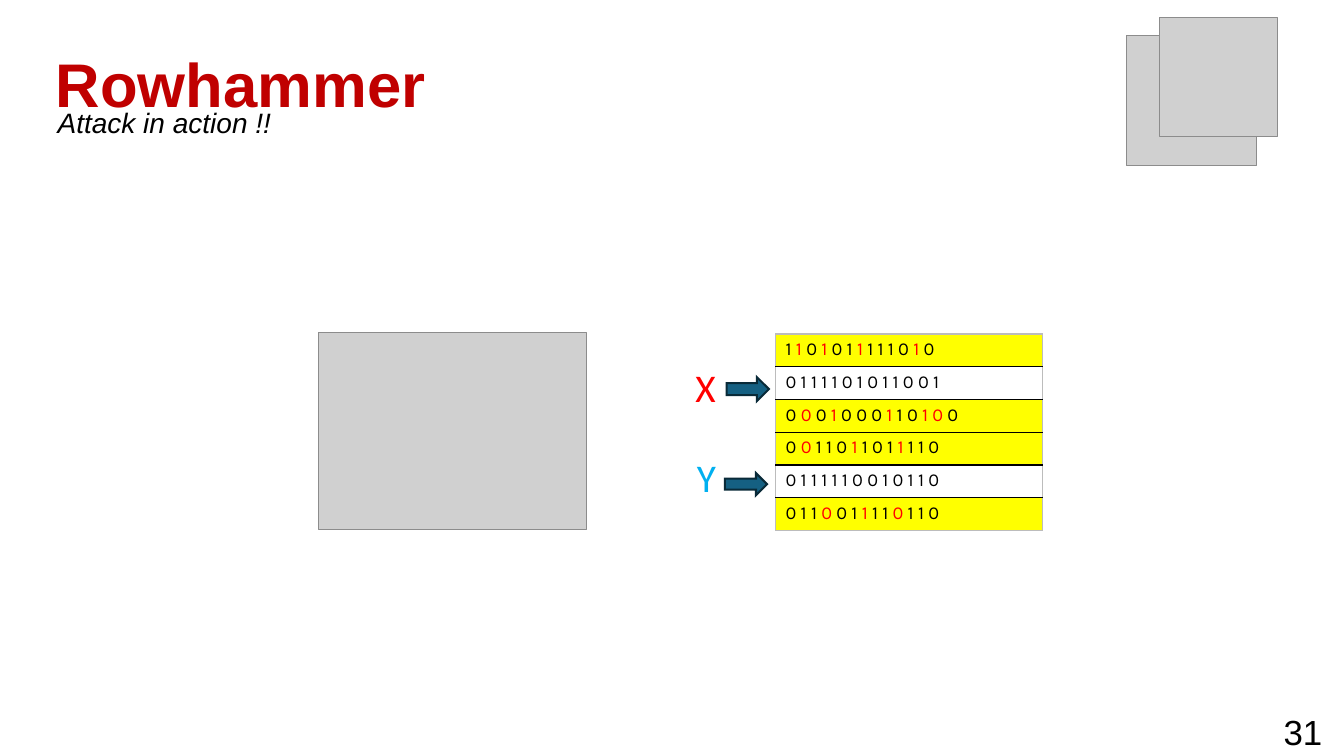
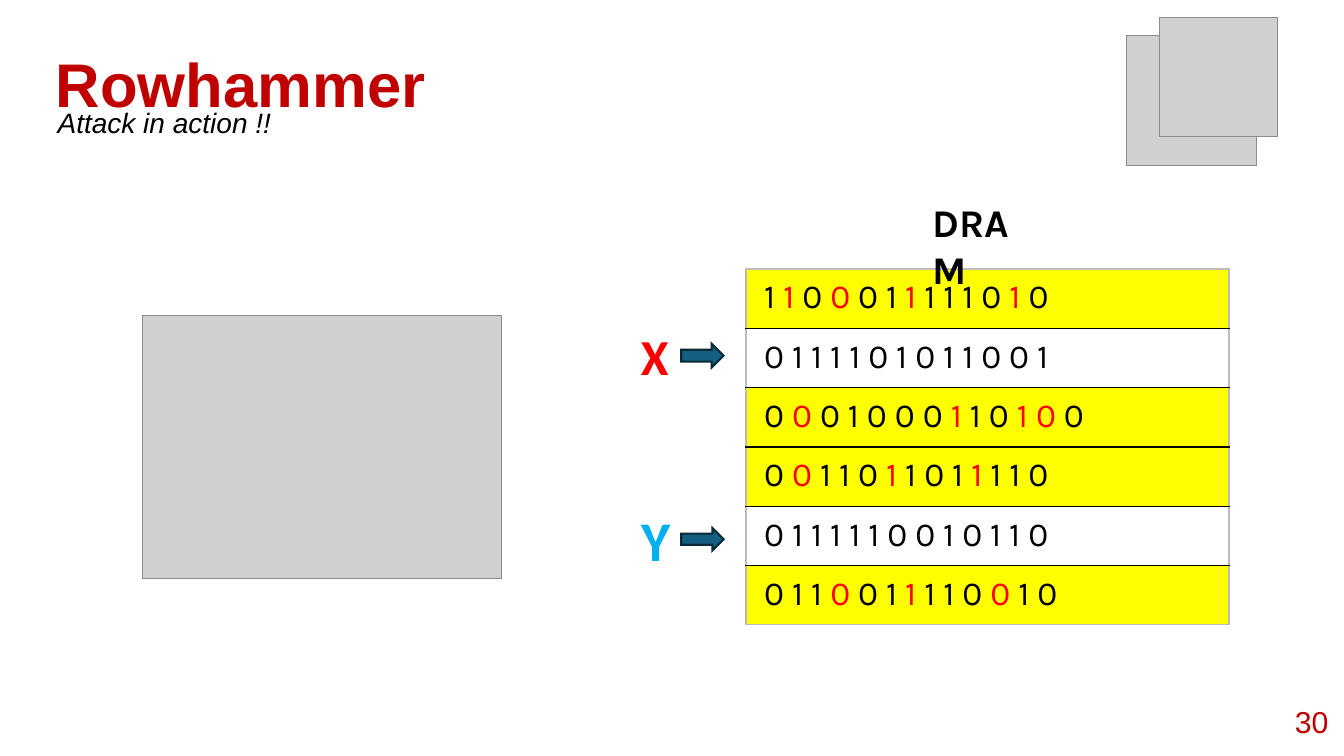
Before and after one commit to sroy729/FDP-Cybersecurity, a slide deck: slide 30 of slides/FDP-Cybersecurity.pptx (slide 31 before the commit). Drawn at 1344x756 pixels with LibreOffice and Linux fonts; fonts in the diff are those of the drawing; grey boxes stand for pictures. Boxes give left, top, right and bottom in pixels: in the first picture for what was removed or moved away, otherwise in the second. Text is boxed around its words. In the diff, an @@ line names an element or a change of style, - is before the commit and + after.

Commit message:
updated slides

```diff
--- a/slides/FDP-Cybersecurity.pptx
+++ b/slides/FDP-Cybersecurity.pptx
@@ text added at (923, 194, 1053, 251), 28 pt, text #000000, bold @@
+DRAM
@@ table at (746, 269, 1229, 625) @@
-row 1, column 1: 1 1 0 1 0 1 1 1 1 1 0 1 0
+row 1, column 1: 1 1 0 0 0 1 1 1 1 1 0 1 0
-row 6, column 1: 0 1 1 0 0 1 1 1 1 0 1 1 0
+row 6, column 1: 0 1 1 0 0 1 1 1 1 0 0 1 0
@@ fill none to #FFFFFF in row 5, column 1 @@
@@ size 13 to 24 pt in "0 1 1 1 1 0 1 ...", "0 0 0 1 0 0 0 ...", "0 0 1 1 0 1 1 ...", "0 1 1 1 1 1 0 ..." @@
@@ text colour #FF0000 to #000000 in "1" @@
@@ table: place and size @@
-table at (775, 334, 1043, 530)
+table at (746, 269, 1229, 625)
@@ picture: place and size @@
-picture at (319, 333, 587, 529)
+picture at (142, 316, 501, 579)
@@ text "X": place and size @@
-text "X" at (695, 377, 715, 402)
+text "X" at (641, 342, 669, 375)
@@ text "X" at (641, 342, 669, 375): size 28 to 36 pt, bold on @@
@@ right arrow: place and size @@
-right arrow at (727, 377, 769, 401)
+right arrow at (682, 344, 724, 368)
@@ table removed at (775, 334, 1043, 530), 6 rows, 1 columns @@
-
-
-
-
-
-
@@ text "Y": place and size @@
-text "Y" at (697, 467, 716, 492)
+text "Y" at (641, 524, 670, 561)
@@ text "Y" at (641, 524, 670, 561): size 28 to 40 pt, bold on @@
@@ right arrow: place and size @@
-right arrow at (725, 473, 767, 495)
+right arrow at (682, 528, 724, 551)
@@ page number added at (1295, 712, 1329, 734), 21.6 pt, text #C00000 @@
+30
@@ page number removed at (1284, 720, 1323, 746) @@
-31
```
Also in this commit, not shown: 30 other slides changed, 2 slides added, 1 slide removed.
